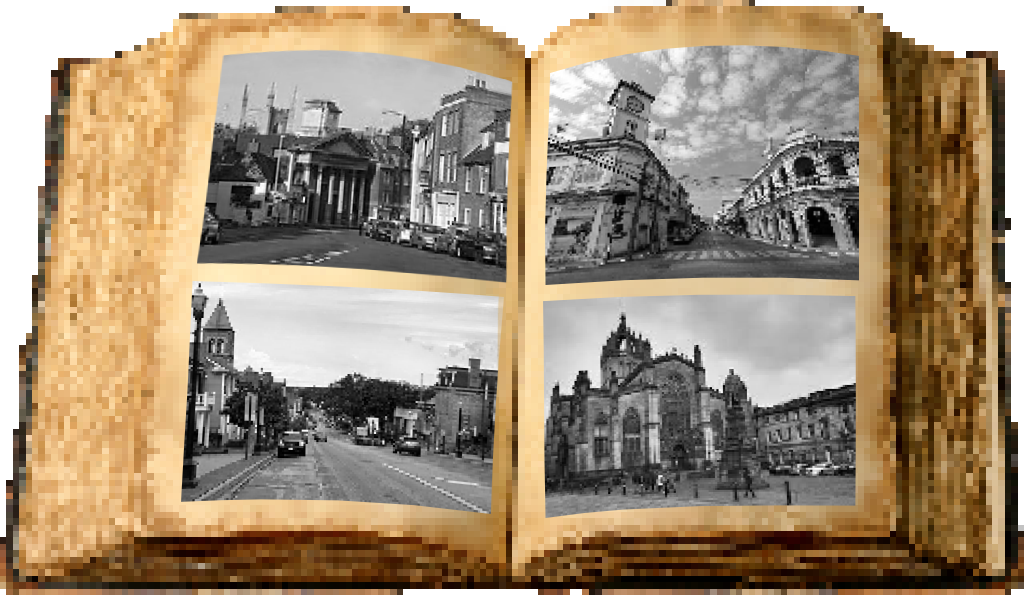
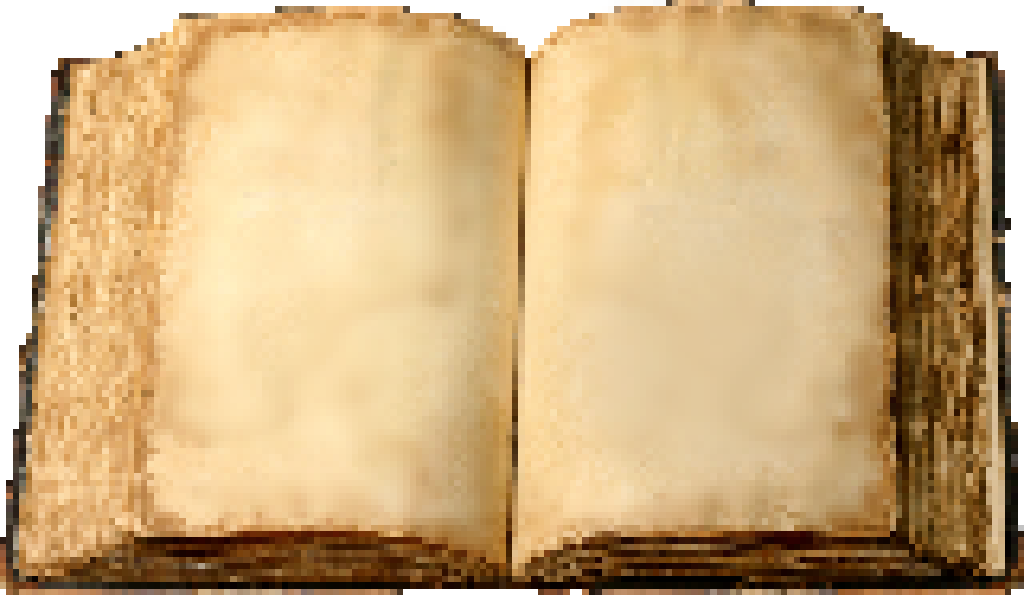
Revision of a layered 1024x595 image; what changed, layer by layer:
removed layer "Calque 6" over left=543, top=294, right=856, bottom=518
hid "Calque 5", painted on it over left=545, top=45, right=859, bottom=483
hid "Calque 4", painted on it over left=181, top=49, right=859, bottom=514
hid "Calque 3", painted on it over left=196, top=49, right=513, bottom=483
